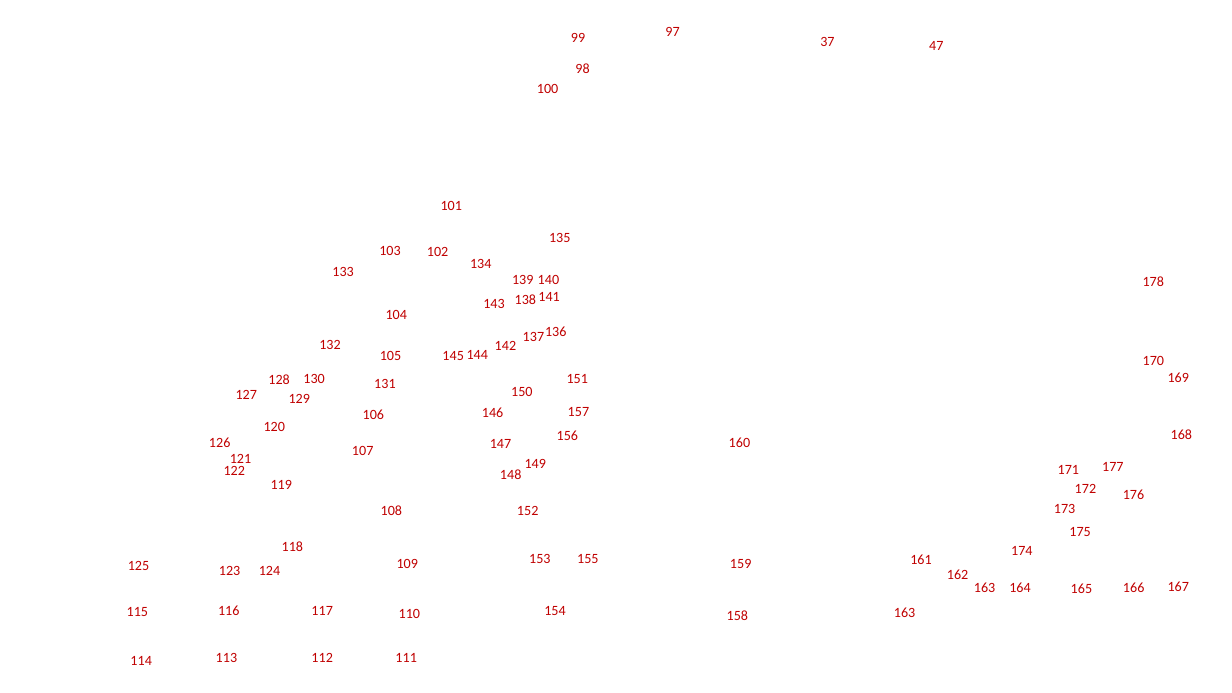
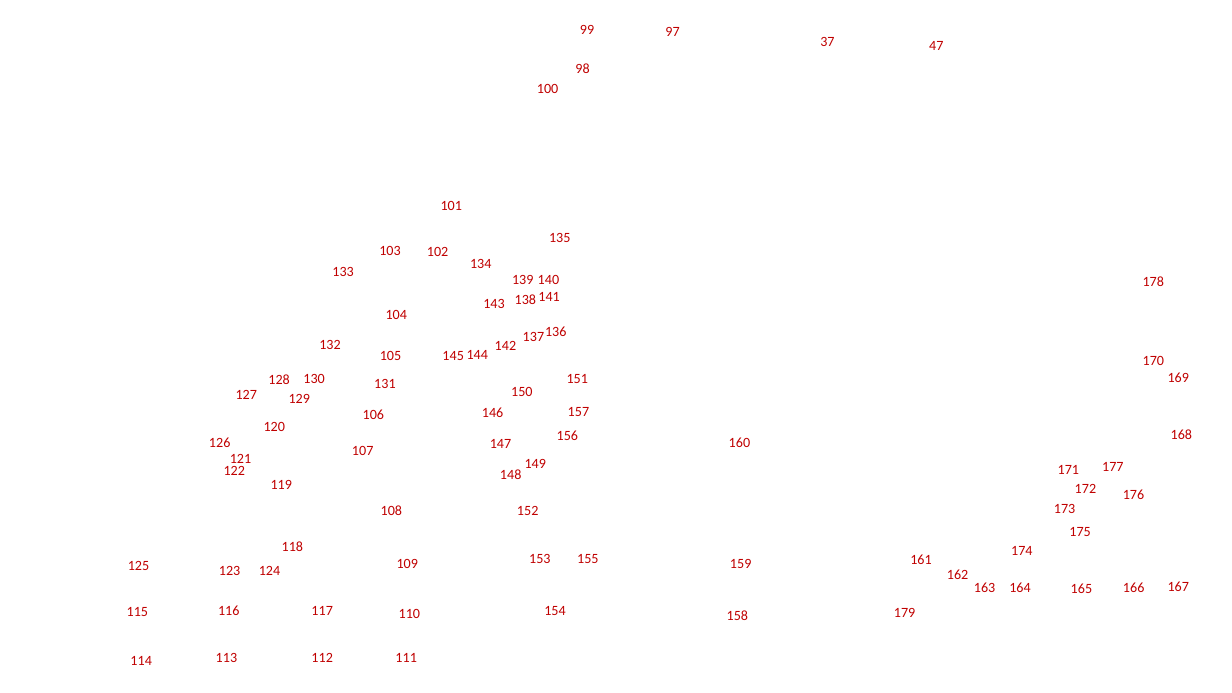
Before and after one commit to cmudrc/pied-piper, a slide deck: slide 4 of examples/utqiavik/data/labels/labels.pptx. Drawn at 1232x693 pixels with LibreOffice and Linux fonts; fonts in the diff are those of the drawing; background and template pictures are left out. Boxes give left, top, right and bottom in pixels: in the first picture for what was removed or moved away, otherwise in the second. Text is boxed around its words. In the diff, an @@ line names an element or a change of style, - is before the commit and + after.

```diff
--- a/examples/utqiavik/data/labels/labels.pptx
+++ b/examples/utqiavik/data/labels/labels.pptx
@@ text "99": place and size @@
-text "99" at (571, 33, 585, 42)
+text "99" at (580, 25, 594, 34)
@@ text at (894, 608, 915, 617): text changed @@
-163
+179
```
Also in this commit, not shown: 2 other files.
